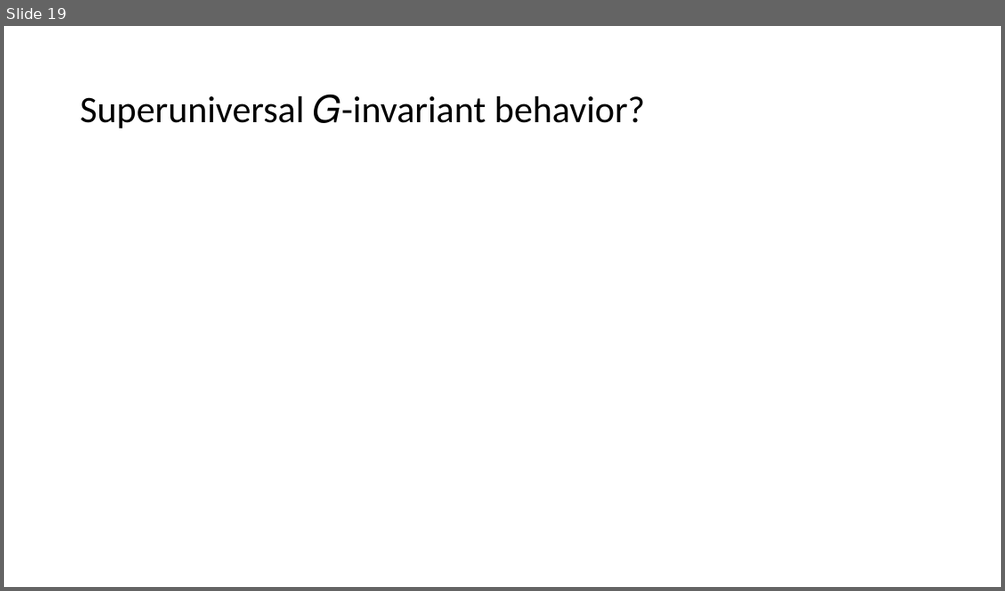
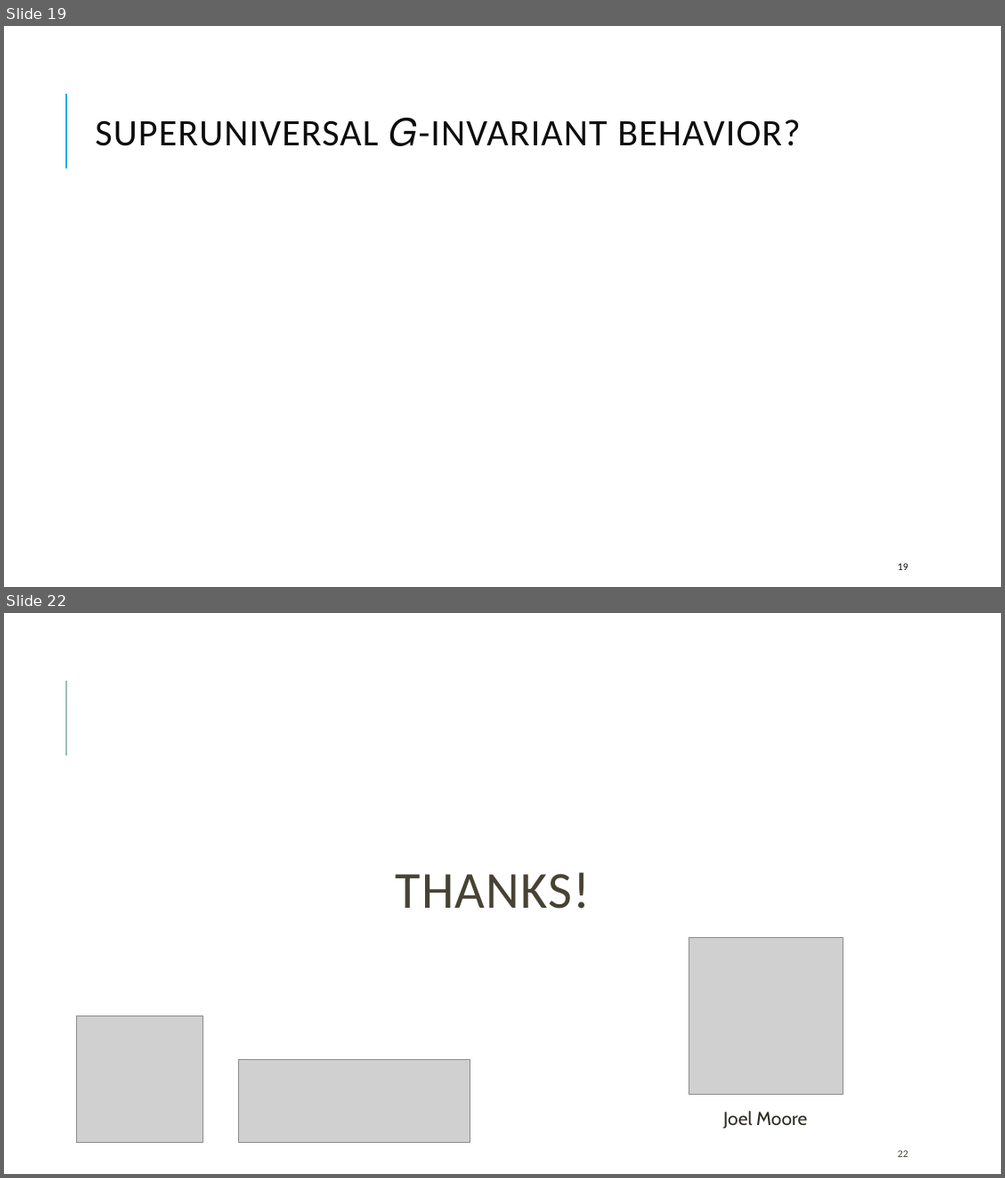
Before and after one commit to kwang0/KPZ-Project, a slide deck: EPiQS Presentation.pptx. Shown one above the other, each under a label of ours: slide 19 before the commit, slides 19 and 22 after it; the slides between them are not shown. The pictures are 1005x591 and 1005x1178 pixels, drawn with LibreOffice and Linux fonts; fonts in the diff are those of the drawing; grey boxes stand for pictures. Boxes give left, top, right and bottom in pixels: in the first picture for what was removed or moved away, otherwise in the second. Text is boxed around its words. In the diff, an @@ line names an element or a change of style, - is before the commit and + after.

```diff
--- a/EPiQS Presentation.pptx
+++ b/EPiQS Presentation.pptx
@@ slide 22 added at <box>4,613,1001,1174</box>, background #FFFFFF @@
@@ line added from (66, 755) to (66, 681), #9CBEBD 1.5 pt @@
@@ title added at <box>396,872,590,908</box>, 50 pt, text #474233 @@
+THANKS!
@@ picture added at <box>689,938,843,1094</box> @@
@@ picture added at <box>77,1016,202,1143</box> @@
@@ picture added at <box>239,1060,469,1142</box> @@
@@ text added at <box>723,1111,807,1128</box>, 18 pt, text #2E2B21 @@
+Joel Moore
@@ page number added at <box>898,1150,908,1157</box>, 10 pt, text #474233 @@
+22
@@ slide 19 changed as well @@
@@ line added from (66, 168) to (66, 94), #1CADE4 1.5 pt @@
@@ title at <box>95,118,800,146</box>: text changed; text colour #000000 to #0D0D0D @@
-Superuniversal 𝐺-invariant behavior?
+SUPERUNIVERSAL 𝐺-INVARIANT BEHAVIOR?
@@ page number added at <box>898,563,908,570</box>, 10 pt, text #0D0D0D @@
+19
```
Also in this commit, not shown: 18 other slides changed, 2 other slides added, 1 slide removed, 12 other files.
